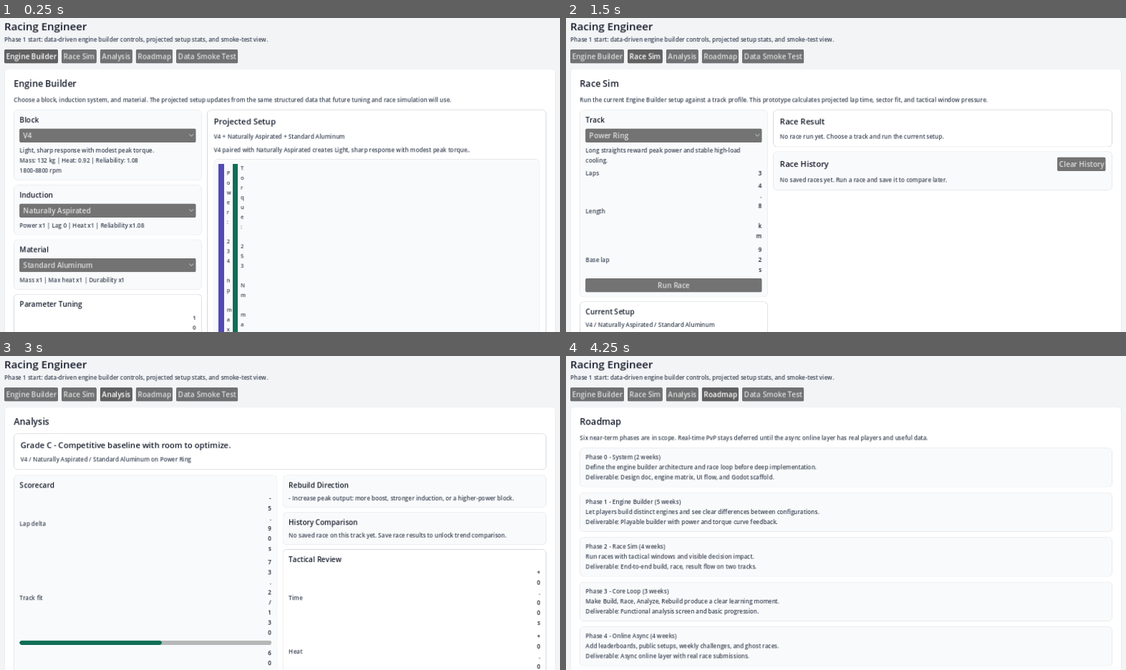
Above: before the commit, frames 1-4 (two rows, left to right).
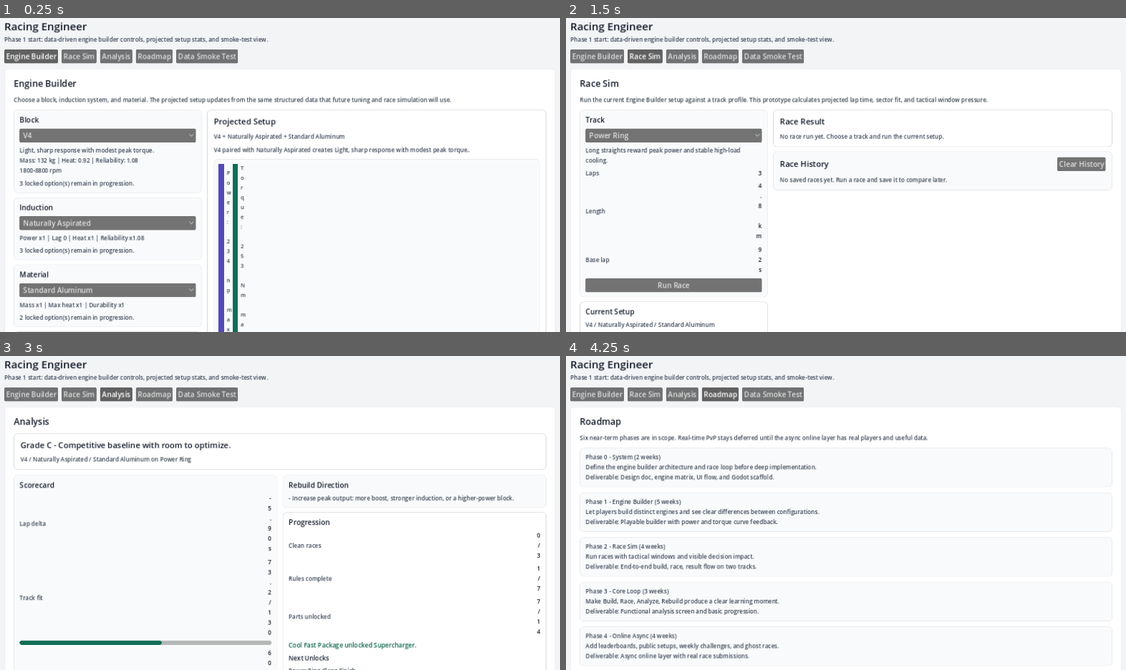
Above: after the commit, the same moments.

Repository: k15974973/racing-engineer
Game: Godot game, scene res://scenes/Main.tscn
Two runs of this game, one before a commit and one after it. Both use one fixed random seed, a clock stepped at 60 frames per second and the inputs below.
Inputs:
- Up to frame 1 (0.25 s): no input
- Up to frame 2 (1.5 s): click "Engine Builder" at 0.5 s; click "Race Sim" at 1.25 s
- Up to frame 3 (3 s): click "Run Race" at 2 s; click "Analysis" at 2.75 s
- Up to frame 4 (4.25 s): click "Roadmap" at 3.5 s

The runs differ from the first frame. In frame 1, 6.9% of the frame differs, in the area x 2-37%, y 51-100%; in frame 2, nothing differs; in frame 3, 1.6%; in frame 4, less than 0.1%.

Commit message:
Add progression unlock layer

Diff:
--- a/scripts/ui/main.gd
+++ b/scripts/ui/main.gd
@@ -11,6 +11,78 @@
 const SAVED_SETUPS_VERSION := 1
 const RACE_HISTORY_PATH := "user://race_history.json"
 const RACE_HISTORY_VERSION := 1
+const PROGRESSION_PATH := "user://progression.json"
+const PROGRESSION_VERSION := 1
+const PROGRESSION_STARTER_UNLOCKS := {
+	"blocks": ["v4", "v6", "inline_4"],
+	"inductions": ["na", "single_turbo"],
+	"materials": ["aluminum"]
+}
+const PROGRESSION_RULES := [
+	{
+		"id": "power_ring_clean",
+		"title": "Power Ring Clean Finish",
+		"description": "Fit 74+, heat 125 or lower, reliability 55+ on Power Ring.",
+		"track_id": "power_ring",
+		"fit_min": 74.0,
+		"heat_max": 125.0,
+		"reliability_min": 55.0,
+		"unlocks": {"materials": ["titanium"]}
+	},
+	{
+		"id": "technical_loop_clean",
+		"title": "Technical Loop Clean Finish",
+		"description": "Fit 74+, heat 125 or lower, reliability 55+ on Technical Loop.",
+		"track_id": "technical_loop",
+		"fit_min": 74.0,
+		"heat_max": 125.0,
+		"reliability_min": 55.0,
+		"unlocks": {"blocks": ["boxer_4"]}
+	},
+	{
+		"id": "b_class_fit",
+		"title": "B-Class Track Fit",
+		"description": "Fit 86+, heat 126 or lower, reliability 55+ on any track.",
+		"fit_min": 86.0,
+		"heat_max": 126.0,
+		"reliability_min": 55.0,
+		"unlocks": {"inductions": ["twin_turbo"]}
+	},
+	{
+		"id": "cool_fast_package",
+		"title": "Cool Fast Package",
+		"description": "Beat baseline lap time while keeping heat 105 or lower and reliability 70+.",
+		"lap_delta_max": 0.0,
+		"heat_max": 105.0,
+		"reliability_min": 70.0,
+		"unlocks": {"inductions": ["supercharger"]}
+	},
+	{
+		"id": "heavy_power_brief",
+		"title": "Heavy Power Brief",
+		"description": "Reach 390 hp with fit 80+ and reliability 50+.",
+		"power_min": 390.0,
+		"fit_min": 80.0,
+		"reliability_min": 50.0,
+		"unlocks": {"blocks": ["v8"]}
+	},
+	{
+		"id": "thermal_mastery",
+		"title": "Thermal Mastery",
+		"description": "Fit 82+, heat 95 or lower, reliability 75+.",
+		"fit_min": 82.0,
+		"heat_max": 95.0,
+		"reliability_min": 75.0,
+		"unlocks": {"materials": ["ceramic"]}
+	},
+	{
+		"id": "experimental_license",
+		"title": "Experimental License",
+		"description": "Save three clean races to unlock the risky final parts.",
+		"clean_races": 3,
+		"unlocks": {"blocks": ["rotary"], "inductions": ["compound"]}
+	}
+]
 
 var _content: PanelContainer
 var _nav_buttons: Dictionary = {}
@@ -52,8 +124,11 @@
 var _race_decisions: Dictionary = {}
 var _race_history_counter := 1
 var _race_history: Array = []
+var _progression: Dictionary = {}
+var _last_unlocks: Array = []
 
 func _ready() -> void:
+	_load_progression()
 	_load_saved_setups()
 	_load_race_history()
 	_build_shell()
@@ -178,6 +253,7 @@
 	controls.add_child(_builder_choice_panel("Block", GameData.blocks, "block"))
 	controls.add_child(_builder_choice_panel("Induction", GameData.inductions, "induction"))
 	controls.add_child(_builder_choice_panel("Material", GameData.materials, "material"))
+	controls.add_child(_progression_panel())
 	controls.add_child(_builder_tuning_panel())
 	controls.add_child(_setup_save_panel())
 
@@ -195,8 +271,8 @@
 	for key in _builder_selection.keys():
 		var selected_id := str(_builder_selection[key])
 		var collection_name := _builder_collection_name(key)
-		if selected_id == "" or GameData.get_record_by_id(collection_name, selected_id).is_empty():
-			_builder_selection[key] = defaults.get(key, "")
+		if selected_id == "" or GameData.get_record_by_id(collection_name, selected_id).is_empty() or not _is_part_unlocked(key, selected_id):
+			_builder_selection[key] = _first_unlocked_part_id(key, str(defaults.get(key, "")))
 
 func _builder_choice_panel(title: String, records: Array, key: String) -> PanelContainer:
 	var panel := PanelContainer.new()
@@ -226,10 +302,16 @@
 
 		var record: Dictionary = item
 		var record_id := str(record.get("id", ""))
-		option.add_item(str(record.get("name", "Unnamed")))
-		option.set_item_metadata(option.get_item_count() - 1, record_id)
+		var unlocked := _is_part_unlocked(key, record_id)
+		var item_name := str(record.get("name", "Unnamed"))
+		if not unlocked:
+			item_name = "%s (Locked)" % item_name
+		option.add_item(item_name)
+		var item_index := option.get_item_count() - 1
+		option.set_item_metadata(item_index, record_id)
+		option.set_item_disabled(item_index, not unlocked)
 		if record_id == str(_builder_selection[key]):
-			selected_index = option.get_item_count() - 1
+			selected_index = item_index
 
 	if option.get_item_count() > 0:
 		option.select(selected_index)
@@ -238,6 +320,9 @@
 
 	var selected_record := GameData.get_record_by_id(_builder_collection_name(key), str(_builder_selection[key]))
 	stack.add_child(_body_text(_format_choice_detail(key, selected_record)))
+	var locked_count := _locked_part_count(key)
+	if locked_count > 0:
+		stack.add_child(_body_text("%d locked option(s) remain in progression." % locked_count))
 
 	return panel
 
@@ -660,6 +745,207 @@
 func _on_setup_name_changed(text: String) -> void:
 	_pending_setup_name = text
 
+func _load_progression() -> void:
+	_progression = _default_progression()
+	if not FileAccess.file_exists(PROGRESSION_PATH):
+		_write_progression()
+		return
+
+	var text := FileAccess.get_file_as_string(PROGRESSION_PATH)
+	var parsed: Variant = JSON.parse_string(text)
+	if typeof(parsed) != TYPE_DICTIONARY:
+		_write_progression()
+		return
+
+	var data: Dictionary = parsed
+	if int(data.get("version", 0)) != PROGRESSION_VERSION:
+		_write_progression()
+		return
+
+	_progression = _normalized_progression(data)
+	_write_progression()
+
+func _write_progression() -> void:
+	var file := FileAccess.open(PROGRESSION_PATH, FileAccess.WRITE)
+	if file == null:
+		push_warning("Could not write progression to %s" % PROGRESSION_PATH)
+		return
+
+	file.store_string(JSON.stringify(_progression, "\t"))
+
+func _default_progression() -> Dictionary:
+	return {
+		"version": PROGRESSION_VERSION,
+		"unlocked": PROGRESSION_STARTER_UNLOCKS.duplicate(true),
+		"completed_rules": [],
+		"clean_race_count": 0,
+		"last_message": "Starter garage unlocked."
+	}
+
+func _normalized_progression(data: Dictionary) -> Dictionary:
+	var normalized := _default_progression()
+	var raw_unlocked: Dictionary = data.get("unlocked", {})
+	var unlocked: Dictionary = normalized["unlocked"]
+	for collection_name in unlocked.keys():
+		var ids: Array = unlocked[collection_name]
+		var raw_ids: Variant = raw_unlocked.get(collection_name, [])
+		if typeof(raw_ids) == TYPE_ARRAY:
+			for raw_id in raw_ids:
+				var part_id := str(raw_id)
+				if not ids.has(part_id):
+					ids.append(part_id)
+		unlocked[collection_name] = ids
+
+	normalized["completed_rules"] = _string_array(data.get("completed_rules", []))
+	normalized["clean_race_count"] = max(0, int(data.get("clean_race_count", 0)))
+	normalized["last_message"] = str(data.get("last_message", normalized["last_message"]))
+	return normalized
+
+func _string_array(raw: Variant) -> Array:
+	var result: Array = []
+	if typeof(raw) != TYPE_ARRAY:
+		return result
+
+	for item in raw:
+		result.append(str(item))
+	return result
+
+func _is_part_unlocked(key: String, part_id: String) -> bool:
+	if part_id == "":
+		return false
+
+	var collection_name := _builder_collection_name(key)
+	if collection_name == "":
+		collection_name = key
+
+	var unlocked: Dictionary = _progression.get("unlocked", {})
+	var ids: Array = unlocked.get(collection_name, [])
+	return ids.has(part_id)
+
+func _first_unlocked_part_id(key: String, fallback_id: String) -> String:
+	var collection_name := _builder_collection_name(key)
+	for item in GameData.get_collection(collection_name):
+		if typeof(item) != TYPE_DICTIONARY:
+			continue
+
+		var record: Dictionary = item
+		var part_id := str(record.get("id", ""))
+		if _is_part_unlocked(key, part_id):
+			return part_id
+
+	return fallback_id
+
+func _locked_part_count(key: String) -> int:
+	var collection_name := _builder_collection_name(key)
+	var count := 0
+	for item in GameData.get_collection(collection_name):
+		if typeof(item) != TYPE_DICTIONARY:
+			continue
+
+		var record: Dictionary = item
+		if not _is_part_unlocked(key, str(record.get("id", ""))):
+			count += 1
+	return count
+
+func _apply_progression_after_race(count_clean_race: bool) -> Array:
+	if _race_result.is_empty() or _race_result.has("error"):
+		_last_unlocks.clear()
+		return []
+
+	var changed := false
+	var messages: Array = []
+	if count_clean_race and _is_clean_race_result(_race_result):
+		_progression["clean_race_count"] = int(_progression.get("clean_race_count", 0)) + 1
+		changed = true
+		messages.append("Clean race saved %d/3." % int(_progression.get("clean_race_count", 0)))
+
+	var completed: Array = _progression.get("completed_rules", [])
+	for item in PROGRESSION_RULES:
+		var rule: Dictionary = item
+		var rule_id := str(rule.get("id", ""))
+		if rule_id == "" or completed.has(rule_id):
+			continue
+
+		if not _progression_rule_met(rule, _race_result):
+			continue
+
+		var unlocked_parts := _unlock_parts(rule.get("unlocks", {}))
+		completed.append(rule_id)
+		changed = true
+		if unlocked_parts.is_empty():
+			messages.append("%s complete." % rule.get("title", "Progression"))
+		else:
+			messages.append("%s unlocked %s." % [rule.get("title", "Progression"), _join_strings(unlocked_parts, ", ")])
+
+	_progression["completed_rules"] = completed
+	_last_unlocks = messages
+	if not messages.is_empty():
+		_progression["last_message"] = _join_strings(messages, " ")
+
+	if changed:
+		_write_progression()
+
+	return messages
+
+func _progression_rule_met(rule: Dictionary, race_result: Dictionary) -> bool:
+	var track: Dictionary = race_result.get("track", {})
+	var setup: Dictionary = race_result.get("setup", {})
+	if rule.has("track_id") and str(track.get("id", "")) != str(rule.get("track_id", "")):
+		return false
+	if rule.has("fit_min") and float(race_result.get("fit_score", 0.0)) < float(rule.get("fit_min", 0.0)):
+		return false
+	if rule.has("heat_max") and float(race_result.get("effective_heat", 999.0)) > float(rule.get("heat_max", 999.0)):
+		return false
+	if rule.has("reliability_min") and float(race_result.get("effective_reliability", 0.0)) < float(rule.get("reliability_min", 0.0)):
+		return false
+	if rule.has("lap_delta_max") and float(race_result.get("delta_vs_base", 999.0)) > float(rule.get("lap_delta_max", 999.0)):
+		return false
+	if rule.has("power_min") and float(setup.get("peak_power_hp", 0.0)) < float(rule.get("power_min", 0.0)):
+		return false
+	if rule.has("clean_races") and int(_progression.get("clean_race_count", 0)) < int(rule.get("clean_races", 0)):
+		return false
+	return true
+
+func _is_clean_race_result(race_result: Dictionary) -> bool:
+	return float(race_result.get("fit_score", 0.0)) >= 74.0 and float(race_result.get("effective_heat", 999.0)) <= 125.0 and float(race_result.get("effective_reliability", 0.0)) >= 55.0
+
+func _unlock_parts(unlocks: Dictionary) -> Array:
+	var unlocked_parts: Array = []
+	var unlocked: Dictionary = _progression.get("unlocked", {})
+	for collection_name in unlocks.keys():
+		var ids: Array = unlocked.get(collection_name, [])
+		var raw_part_ids: Variant = unlocks.get(collection_name, [])
+		if typeof(raw_part_ids) != TYPE_ARRAY:
+			continue
+
+		for raw_part_id in raw_part_ids:
+			var part_id := str(raw_part_id)
+			if ids.has(part_id):
+				continue
+			if GameData.get_record_by_id(collection_name, part_id).is_empty():
+				continue
+
+			ids.append(part_id)
+			unlocked_parts.append(_part_display_name(collection_name, part_id))
+		unlocked[collection_name] = ids
+
+	_progression["unlocked"] = unlocked
+	return unlocked_parts
+
+func _part_display_name(collection_name: String, part_id: String) -> String:
+	var record := GameData.get_record_by_id(collection_name, part_id)
+	if record.is_empty():
+		return part_id
+	return str(record.get("name", part_id))
+
+func _join_strings(items: Array, delimiter: String) -> String:
+	var text := ""
+	for index in range(items.size()):
+		if index > 0:
+			text += delimiter
+		text += str(items[index])
+	return text
+
 func _load_saved_setups() -> void:
 	_saved_setups.clear()
 	if not FileAccess.file_exists(SAVED_SETUPS_PATH):
@@ -753,6 +1039,7 @@
 		"decisions": _race_decisions.duplicate(true),
 		"result": _race_result.duplicate(true)
 	})
+	_apply_progression_after_race(true)
 	_write_race_history()
 	_show_view(VIEW_RACE_SIM)
 
@@ -890,6 +1177,11 @@
 	return stack
 
 func _current_setup() -> Dictionary:
+	for key in _builder_selection.keys():
+		var selected_id := str(_builder_selection[key])
+		if not _is_part_unlocked(key, selected_id):
+			return {"error": "%s is locked by progression." % selected_id}
+
 	return GameData.calculate_engine_setup(str(_builder_selection["block"]), str(_builder_selection["induction"]), str(_builder_selection["material"]), _builder_tuning)
 
 func _refresh_builder_results() -> void:
@@ -916,7 +1208,12 @@
 			return ""
 
 func _on_builder_choice_selected(index: int, key: String, option: OptionButton) -> void:
-	_builder_selection[key] = str(option.get_item_metadata(index))
+	var selected_id := str(option.get_item_metadata(index))
+	if not _is_part_unlocked(key, selected_id):
+		_show_view(VIEW_ENGINE_BUILDER)
+		return
+
+	_builder_selection[key] = selected_id
 	_reset_race_result()
 	_reset_test_bench()
 	_show_view(VIEW_ENGINE_BUILDER)
@@ -1145,6 +1442,8 @@
 	stack.add_child(_metric_row("Final reliability", "%s / 120" % _race_result["effective_reliability"]))
 	stack.add_child(_meter_row("Track fit", float(_race_result["fit_score"]), 130.0, true))
 	stack.add_child(_status(str(_race_result["summary"]), float(_race_result["fit_score"]) >= 70.0))
+	if not _last_unlocks.is_empty():
+		stack.add_child(_status("Progression: %s" % _join_strings(_last_unlocks, " | "), true))
 
 	stack.add_child(_label("Sector Fit", 16, Color.html("#111827")))
 	for sector in _race_result["sectors"]:
@@ -1337,6 +1636,7 @@
 	_ensure_builder_selection()
 	_ensure_race_track()
 	_race_result = GameData.calculate_race_result(_current_setup(), _race_track_id, _race_decisions)
+	_apply_progression_after_race(false)
 	_show_view(VIEW_RACE_SIM)
 
 func _on_race_window_choice(window_type: String, choice_id: String) -> void:
@@ -1378,6 +1678,7 @@
 	left.add_child(_analysis_scorecard_panel(analysis))
 	left.add_child(_analysis_findings_panel(analysis))
 	right.add_child(_analysis_suggestions_panel(analysis))
+	right.add_child(_progression_panel())
 	right.add_child(_analysis_history_comparison_panel(analysis))
 	right.add_child(_analysis_decisions_panel(_race_result))
 
@@ -1554,6 +1855,83 @@
 
 	return panel
 
+func _progression_panel() -> PanelContainer:
+	var panel := PanelContainer.new()
+	panel.size_flags_horizontal = Control.SIZE_EXPAND_FILL
+	panel.add_theme_stylebox_override("panel", _panel_style(Color.html("#FFFFFF"), Color.html("#D1D5DB")))
+
+	var margin := MarginContainer.new()
+	margin.add_theme_constant_override("margin_left", 12)
+	margin.add_theme_constant_override("margin_top", 10)
+	margin.add_theme_constant_override("margin_right", 12)
+	margin.add_theme_constant_override("margin_bottom", 10)
+	panel.add_child(margin)
+
+	var stack := VBoxContainer.new()
+	stack.add_theme_constant_override("separation", 8)
+	margin.add_child(stack)
+
+	var completed_rules: Array = _progression.get("completed_rules", [])
+	stack.add_child(_label("Progression", 16, Color.html("#111827")))
+	stack.add_child(_metric_row("Clean races", "%d/3" % mini(int(_progression.get("clean_race_count", 0)), 3)))
+	stack.add_child(_metric_row("Rules complete", "%d/%d" % [completed_rules.size(), PROGRESSION_RULES.size()]))
+	stack.add_child(_metric_row("Parts unlocked", "%d/%d" % [_unlocked_part_count(), _total_part_count()]))
+
+	var last_message := str(_progression.get("last_message", ""))
+	if last_message != "":
+		stack.add_child(_status(last_message, true))
+
+	var next_rules := _next_progression_rules(3)
+	if not next_rules.is_empty():
+		stack.add_child(_label("Next Unlocks", 14, Color.html("#111827")))
+		for rule in next_rules:
+			var rule_text := "%s\n%s\nUnlocks: %s" % [rule.get("title", "Unlock"), rule.get("description", ""), _rule_unlock_names(rule)]
+			stack.add_child(_body_text(rule_text))
+
+	return panel
+
+func _next_progression_rules(limit: int) -> Array:
+	var completed_rules: Array = _progression.get("completed_rules", [])
+	var next_rules: Array = []
+	for item in PROGRESSION_RULES:
+		var rule: Dictionary = item
+		if completed_rules.has(str(rule.get("id", ""))):
+			continue
+
+		next_rules.append(rule)
+		if next_rules.size() >= limit:
+			break
+
+	return next_rules
+
+func _unlocked_part_count() -> int:
+	var unlocked: Dictionary = _progression.get("unlocked", {})
+	var count := 0
+	for collection_name in ["blocks", "inductions", "materials"]:
+		var ids: Array = unlocked.get(collection_name, [])
+		for part_id in ids:
+			if not GameData.get_record_by_id(collection_name, str(part_id)).is_empty():
+				count += 1
+	return count
+
+func _total_part_count() -> int:
+	return GameData.blocks.size() + GameData.inductions.size() + GameData.materials.size()
+
+func _rule_unlock_names(rule: Dictionary) -> String:
+	var names: Array = []
+	var unlocks: Dictionary = rule.get("unlocks", {})
+	for collection_name in unlocks.keys():
+		var ids: Variant = unlocks.get(collection_name, [])
+		if typeof(ids) != TYPE_ARRAY:
+			continue
+
+		for part_id in ids:
+			names.append(_part_display_name(collection_name, str(part_id)))
+
+	if names.is_empty():
+		return "Progress marker"
+	return _join_strings(names, ", ")
+
 func _render_roadmap(layout: VBoxContainer) -> void:
 	layout.add_child(_section_title("Roadmap"))
 	layout.add_child(_body_text("Six near-term phases are in scope. Real-time PvP stays deferred until the async online layer has real players and useful data."))
@@ -1572,6 +1950,8 @@
 	layout.add_child(_body_text("Loaded blocks: %s | inductions: %s | materials: %s | tracks: %s | roadmap phases: %s" % [summary["blocks"], summary["inductions"], summary["materials"], summary["tracks"], summary["roadmap_phases"]]))
 	layout.add_child(_body_text("Saved setup file: %s" % ProjectSettings.globalize_path(SAVED_SETUPS_PATH)))
 	layout.add_child(_body_text("Race history file: %s" % ProjectSettings.globalize_path(RACE_HISTORY_PATH)))
+	layout.add_child(_body_text("Progression file: %s" % ProjectSettings.globalize_path(PROGRESSION_PATH)))
+	layout.add_child(_progression_panel())
 
 	if errors.is_empty():
 		layout.add_child(_status("PASS: GameData loaded every Part 1 data collection without validation errors.", true))
Not shown, changed: README.md
Not shown, changed: docs/phase_1_engine_builder_start.md
Not shown, added: docs/phase_1_progression_unlocks.md
Not shown, changed: docs/ui_flow.md
